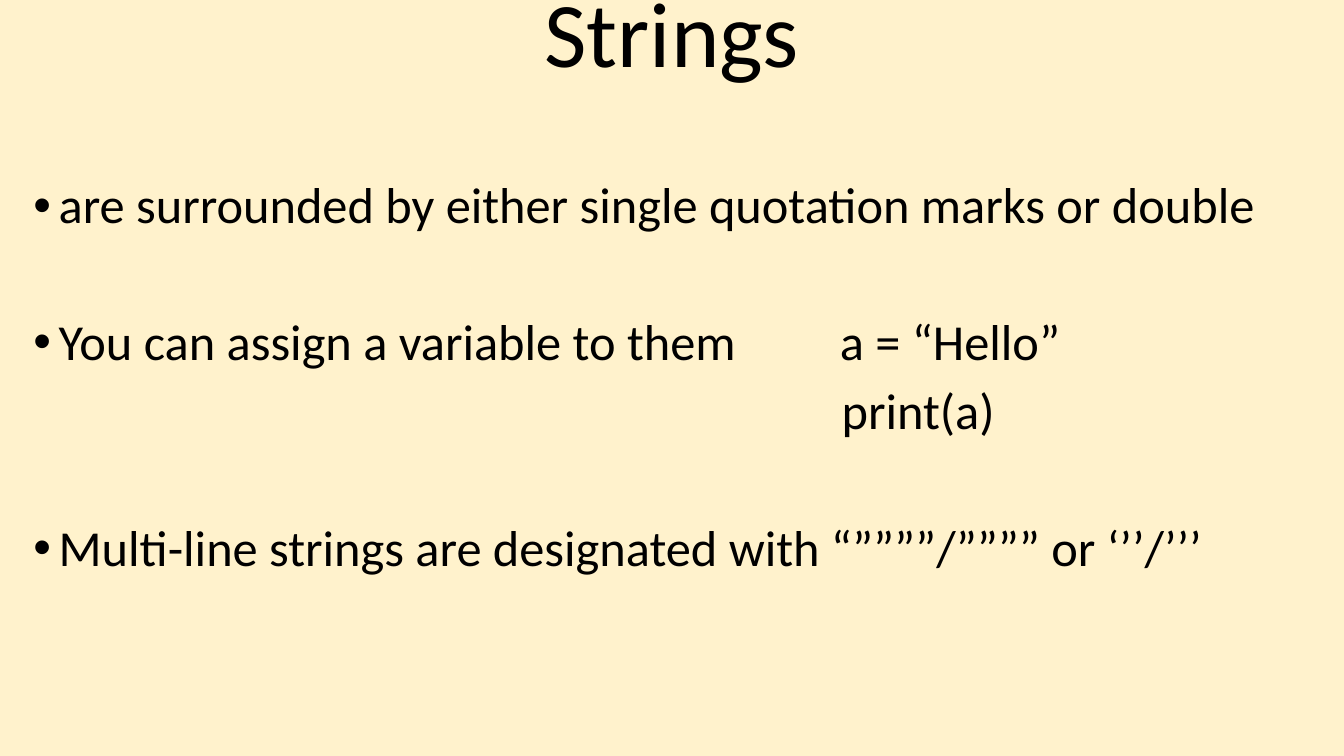
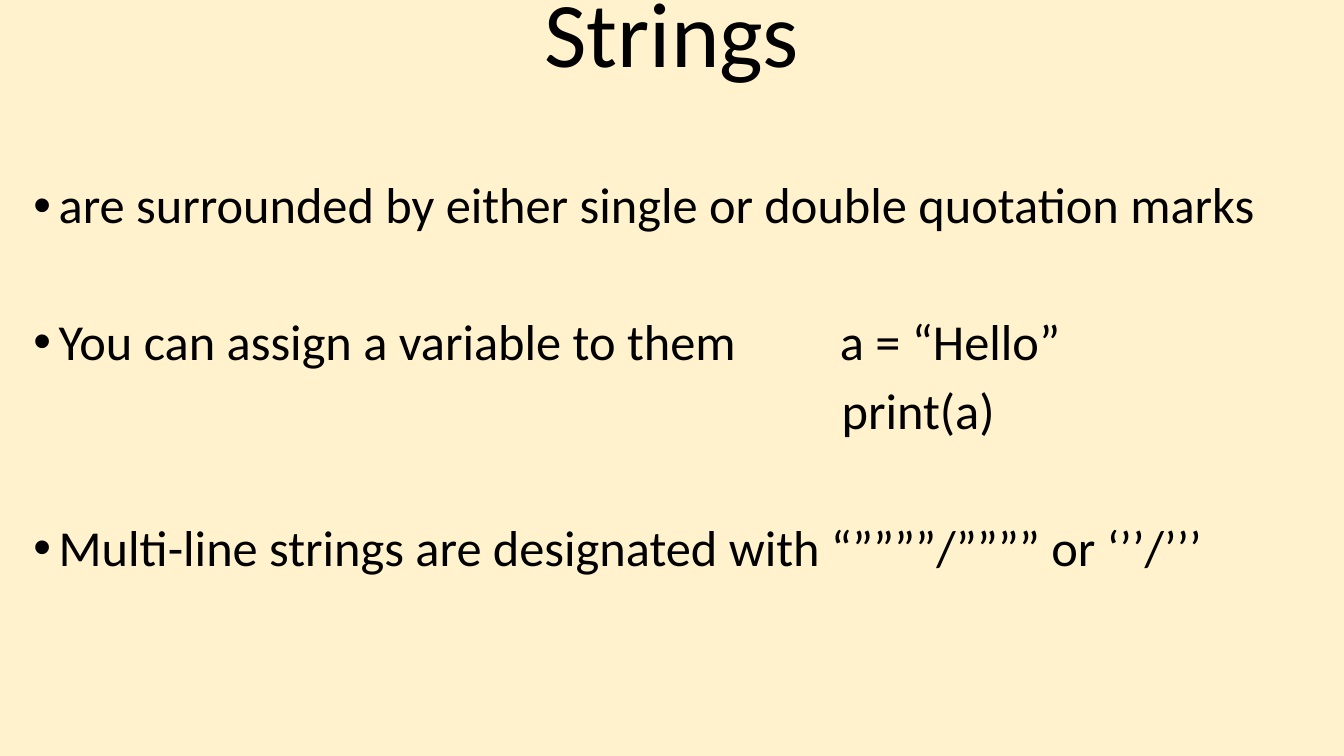
Before and after one commit to torres11991/dap-curriculum, a slide deck: slide 8 of Section05/5.2-Python_DataTypes1.pptx. Drawn at 1344x756 pixels with LibreOffice and Linux fonts; fonts in the diff are those of the drawing. Boxes give left, top, right and bottom in pixels: in the first picture for what was removed or moved away, otherwise in the second. Text is boxed around its words. In the diff, an @@ line names an element or a change of style, - is before the commit and + after.

```diff
--- a/Section05/5.2-Python_DataTypes1.pptx
+++ b/Section05/5.2-Python_DataTypes1.pptx
@@ text at bbox=[59, 188, 1254, 232]: text changed @@
-• are surrounded by either single quotation marks or double
+• are surrounded by either single or double quotation marks
```
Also in this commit, not shown: 7 other slides changed, 1 other file.
